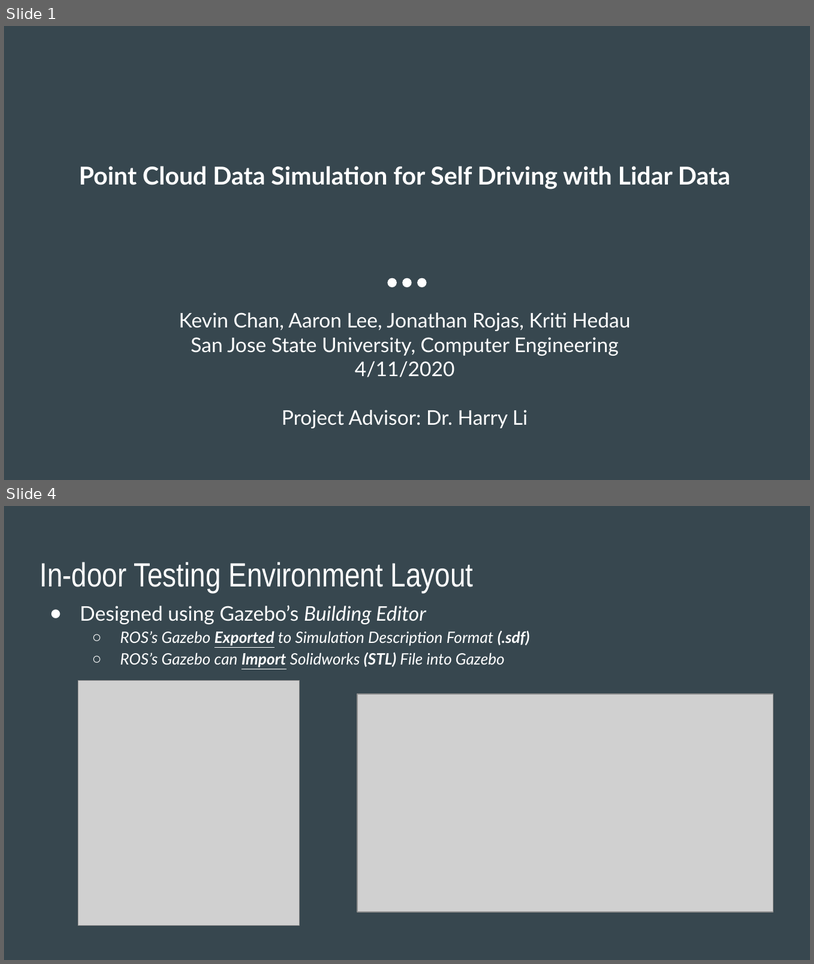
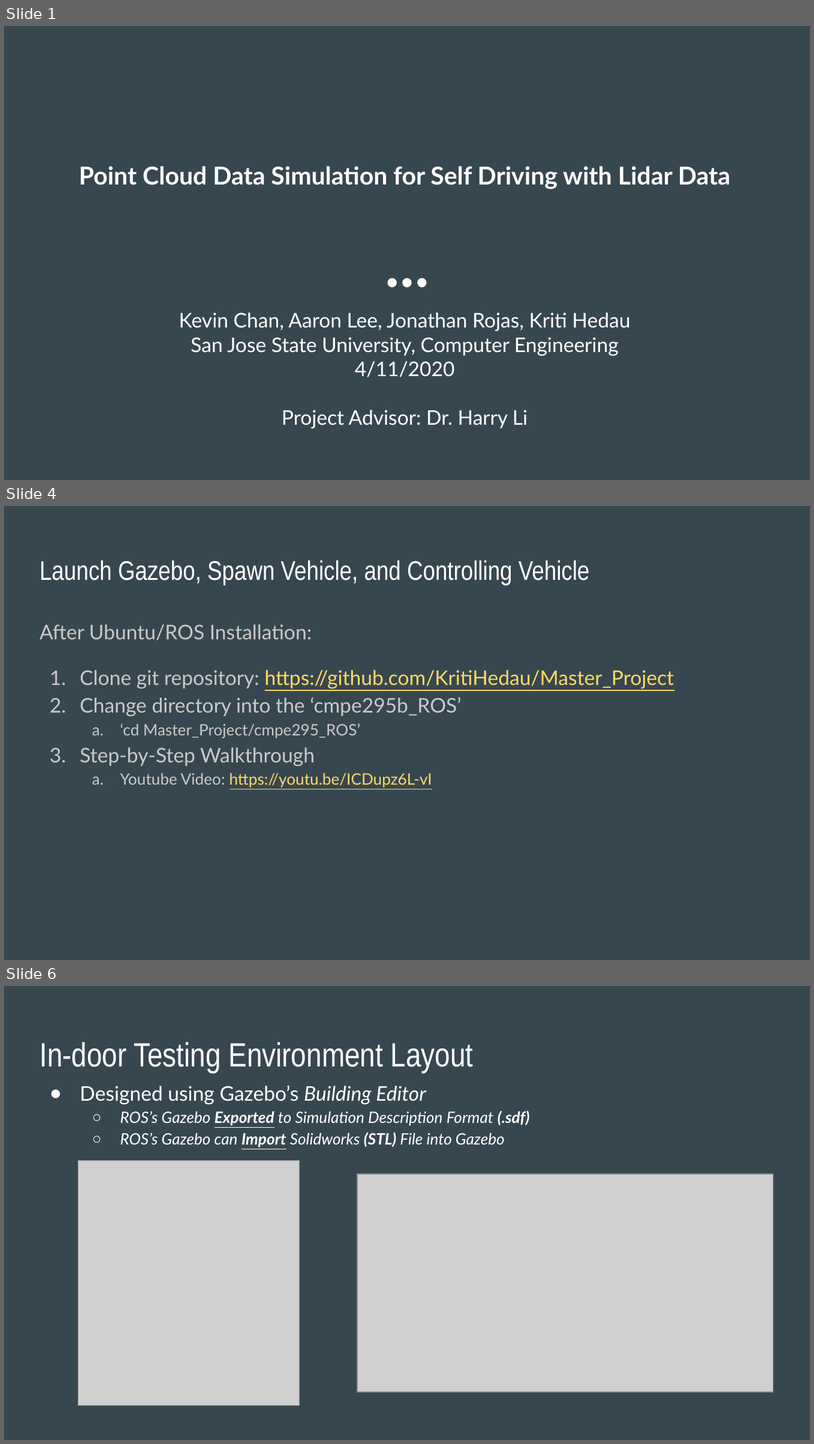
Before and after one commit to KritiHedau/Master_Project, a slide deck: Presentation/CMPE295B Update.pptx. Shown one above the other, each under a label of ours: slides 1 and 4 before the commit, slides 1, 4 and 6 after it; the slides between them are not shown. The pictures are 814x964 and 814x1444 pixels, drawn with LibreOffice and Linux fonts; fonts in the diff are those of the drawing; grey boxes stand for pictures. Boxes give left, top, right and bottom in pixels: in the first picture for what was removed or moved away, otherwise in the second. Text is boxed around its words. In the diff, an @@ line names an element or a change of style, - is before the commit and + after.

```diff
--- a/Presentation/CMPE295B Update.pptx
+++ b/Presentation/CMPE295B Update.pptx
@@ slide 4 added at (4,506,810,960), background #37474F @@
@@ title added at (39,560,590,585), 24 pt, text #FFFFFF @@
+Launch Gazebo, Spawn Vehicle, and Controlling Vehicle
@@ text added at (39,624,675,787), 18 pt, text #CACACA @@
+After Ubuntu/ROS Installation:
+1. Clone git repository: https://github.com/KritiHedau/Master_Project
+2. Change directory into the ‘cmpe295b_ROS’
+  a. ‘cd Master_Project/cmpe295_ROS’
+3. Step-by-Step Walkthrough
+  a. Youtube Video: https://youtu.be/ICDupz6L-vI
@@ what was slide 4 is now slide 6 @@
```
Also in this commit, not shown: 4 slides changed, 3 other slides added, 2 slides removed.
